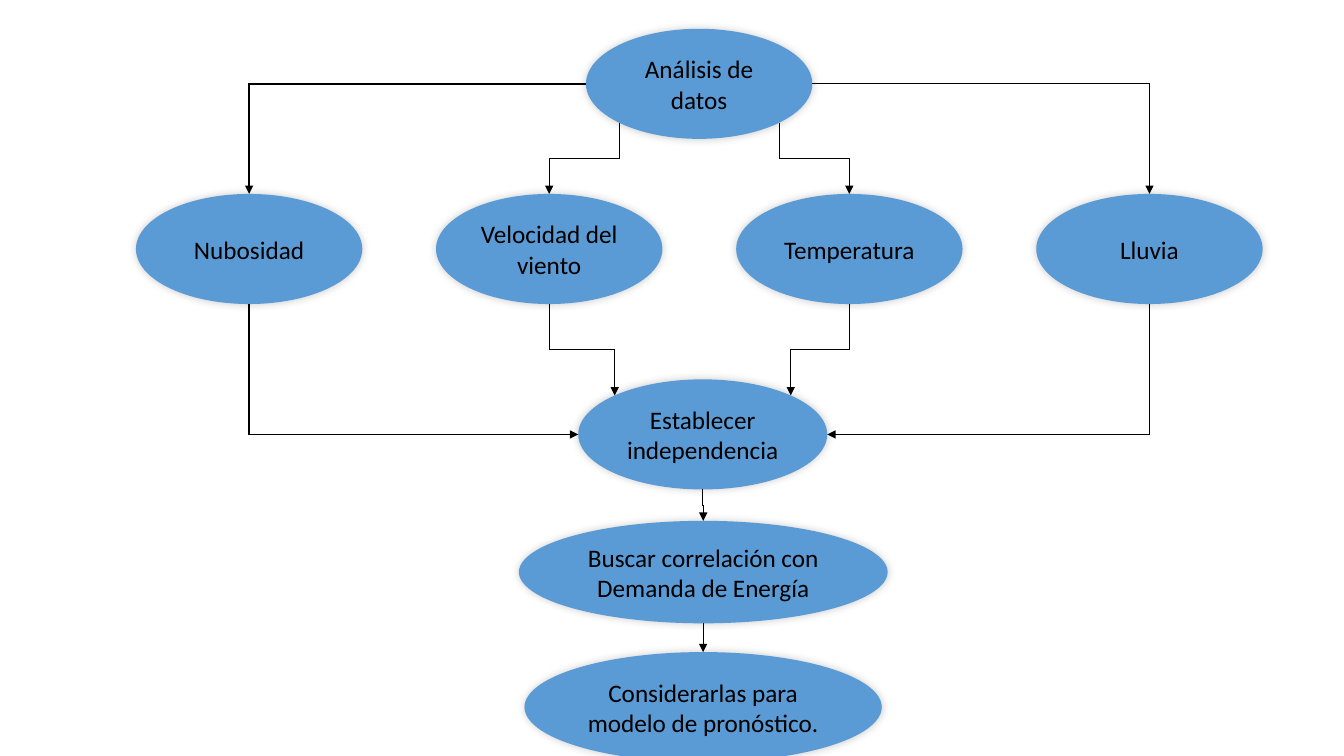
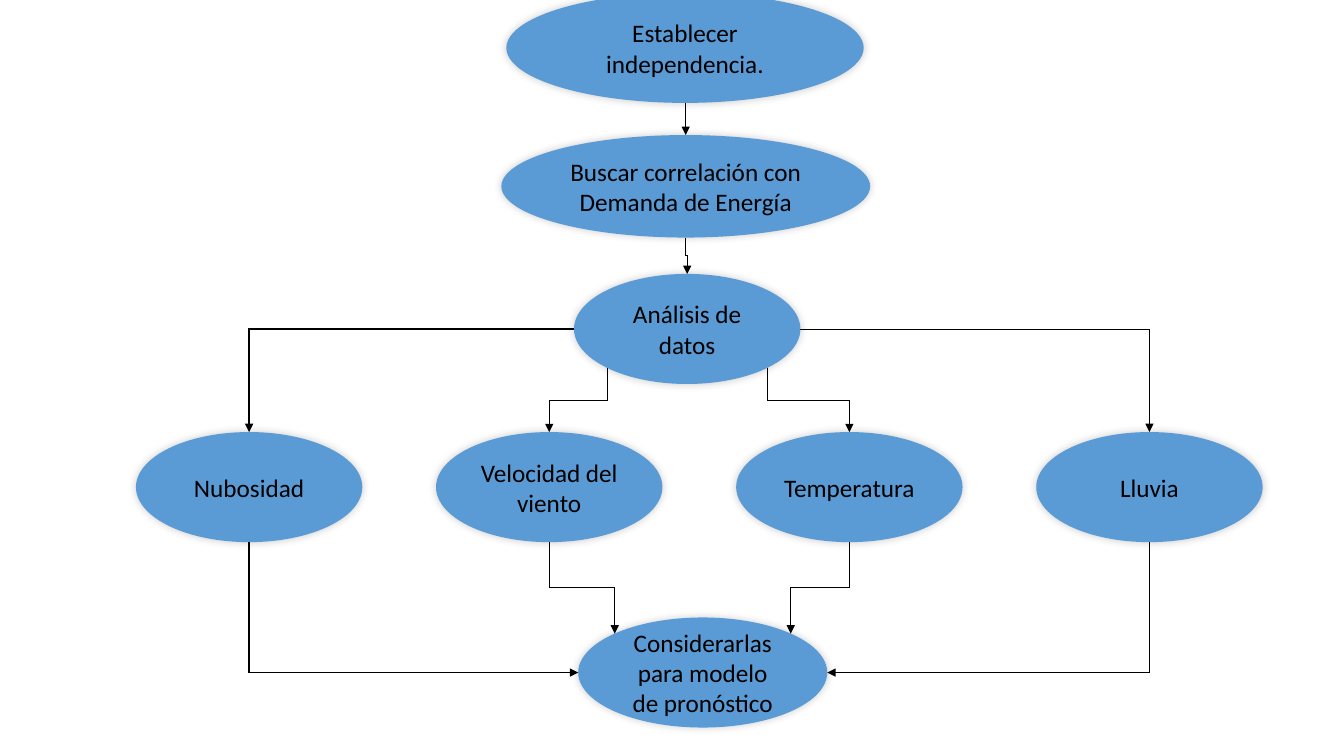
Before and after one commit to ramirezdiana/Proyecto-Simulacion-Tema2, a slide deck: slide 1 of Presentacion Nodos.pptx. Drawn at 1344x756 pixels with LibreOffice and Linux fonts; fonts in the diff are those of the drawing. Boxes give left, top, right and bottom in pixels: in the first picture for what was removed or moved away, otherwise in the second. Text is boxed around its words. In the diff, an @@ line names an element or a change of style, - is before the commit and + after.

```diff
--- a/Presentacion Nodos.pptx
+++ b/Presentacion Nodos.pptx
@@ ellipse "Establecer independencia." resized from (x1=579, y1=379, x2=828, y2=489) to (x1=506, y1=0, x2=864, y2=103) @@
@@ text in ellipse at (x1=606, y1=24, x2=763, y2=77): text changed @@
-Establecer independencia
+Establecer independencia.
@@ elbow arrow moved from (704, 623) - (704, 652) to (686, 103) - (686, 135) @@
@@ ellipse "Buscar correlación con Demanda de ..." moved from (x1=519, y1=521, x2=888, y2=624) to (x1=501, y1=135, x2=870, y2=238) @@
@@ elbow arrow moved from (703, 490) - (704, 521) to (686, 238) - (688, 274) @@
@@ ellipse "Análisis de datos" moved from (x1=586, y1=29, x2=813, y2=139) to (x1=574, y1=274, x2=801, y2=384) @@
@@ elbow arrow moved from (586, 84) - (249, 194) to (574, 329) - (249, 433) @@
@@ elbow arrow moved from (813, 84) - (1149, 194) to (801, 329) - (1149, 433) @@
@@ elbow arrow moved from (619, 123) - (549, 194) to (607, 368) - (549, 433) @@
@@ elbow arrow moved from (779, 123) - (850, 194) to (767, 368) - (850, 433) @@
@@ 4 ellipses, 4 elbow arrows moved together from (x1=136, y1=194, x2=1263, y2=435) to (x1=136, y1=433, x2=1263, y2=673) @@
@@ ellipse "Considerarlas para modelo de pronóstico" resized from (x1=524, y1=652, x2=882, y2=756) to (x1=579, y1=618, x2=828, y2=728) @@
@@ text in ellipse at (x1=633, y1=634, x2=773, y2=719): text changed @@
-Considerarlas para modelo de pronóstico.
+Considerarlas para modelo de pronóstico
```
Also in this commit, not shown: 19 other files.
